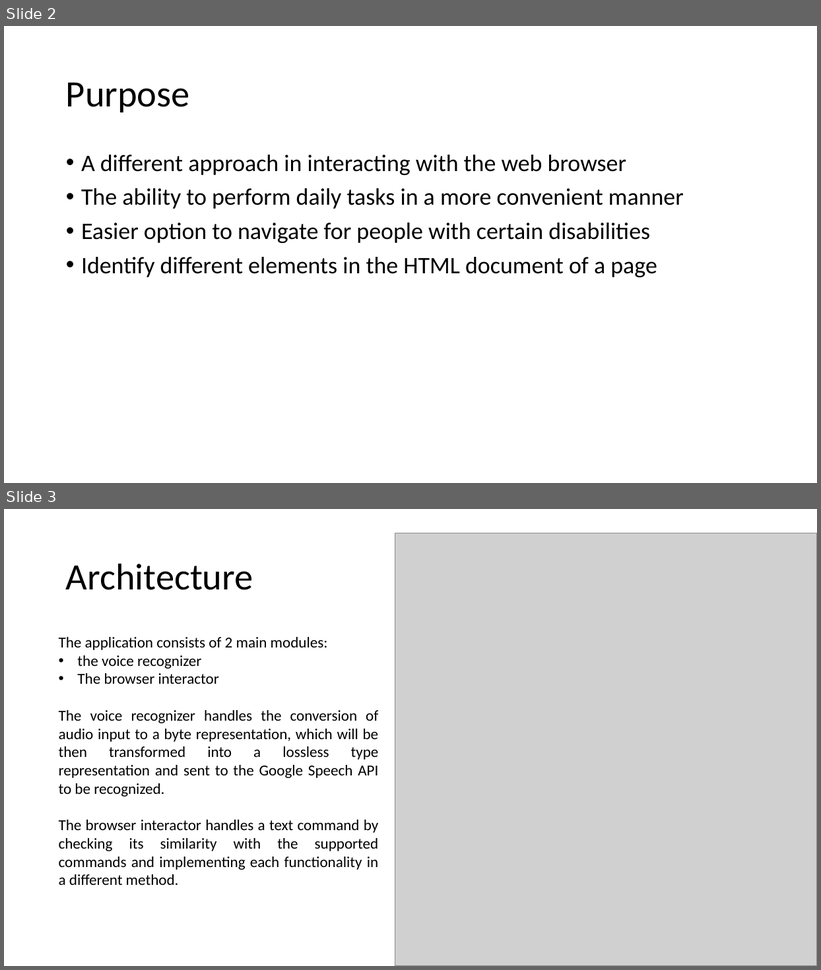
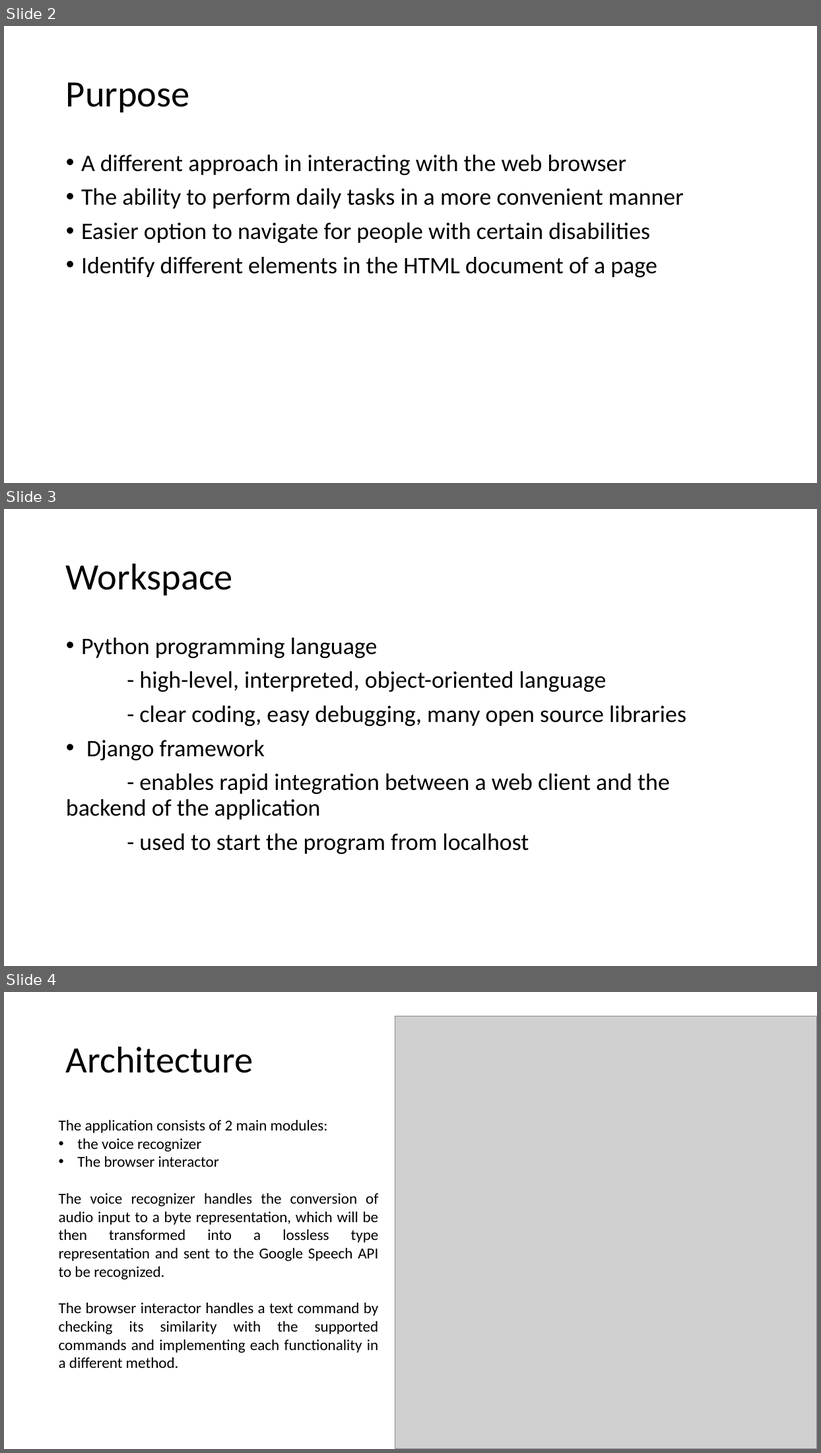
Before and after one commit to stefanihnatiw/VoiceWeb, a slide deck: Licenta2019IhnatiwStefan/presentation.pptx. Shown one above the other, each under a label of ours: slides 2 and 3 before the commit, slides 2, 3 and 4 after it. The pictures are 821x970 and 821x1453 pixels, drawn with LibreOffice and Linux fonts; fonts in the diff are those of the drawing; grey boxes stand for pictures. Boxes give left, top, right and bottom in pixels: in the first picture for what was removed or moved away, otherwise in the second. Text is boxed around its words. In the diff, an @@ line names an element or a change of style, - is before the commit and + after.

```diff
--- a/Licenta2019IhnatiwStefan/presentation.pptx
+++ b/Licenta2019IhnatiwStefan/presentation.pptx
@@ slide 3 added at (4,509,817,966), background #FFFFFF @@
@@ title added at (66,563,233,595), 44 pt, text #000000 @@
+Workspace
@@ text added at (66,638,686,854), 28 pt, text #000000 @@
+• Python programming language
+- high-level, interpreted, object-oriented language
+- clear coding, easy debugging, many open source libraries
+• Django framework
+- enables rapid integration between a web client and the backend of the application
+- used to start the program from localhost
@@ what was slide 3 is now slide 4 @@
```
